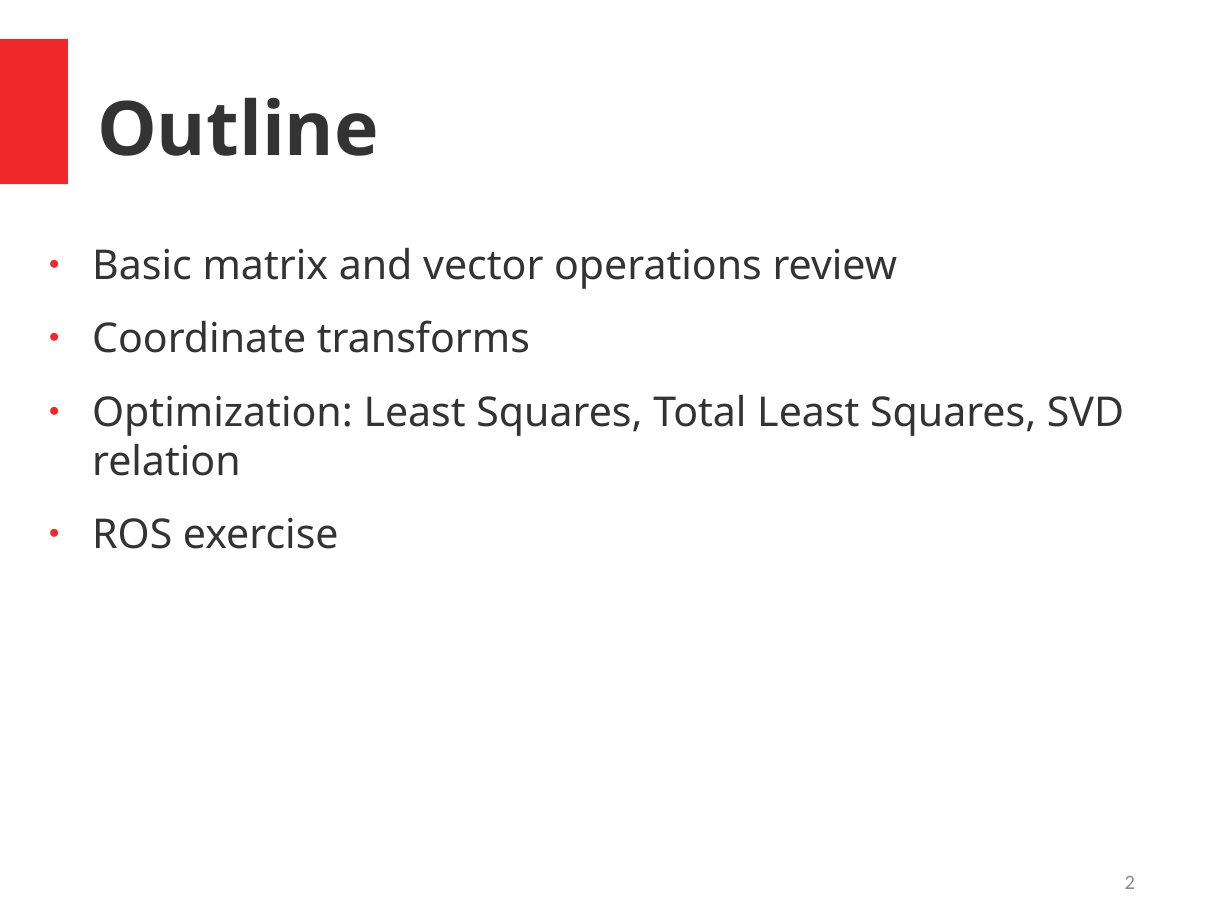
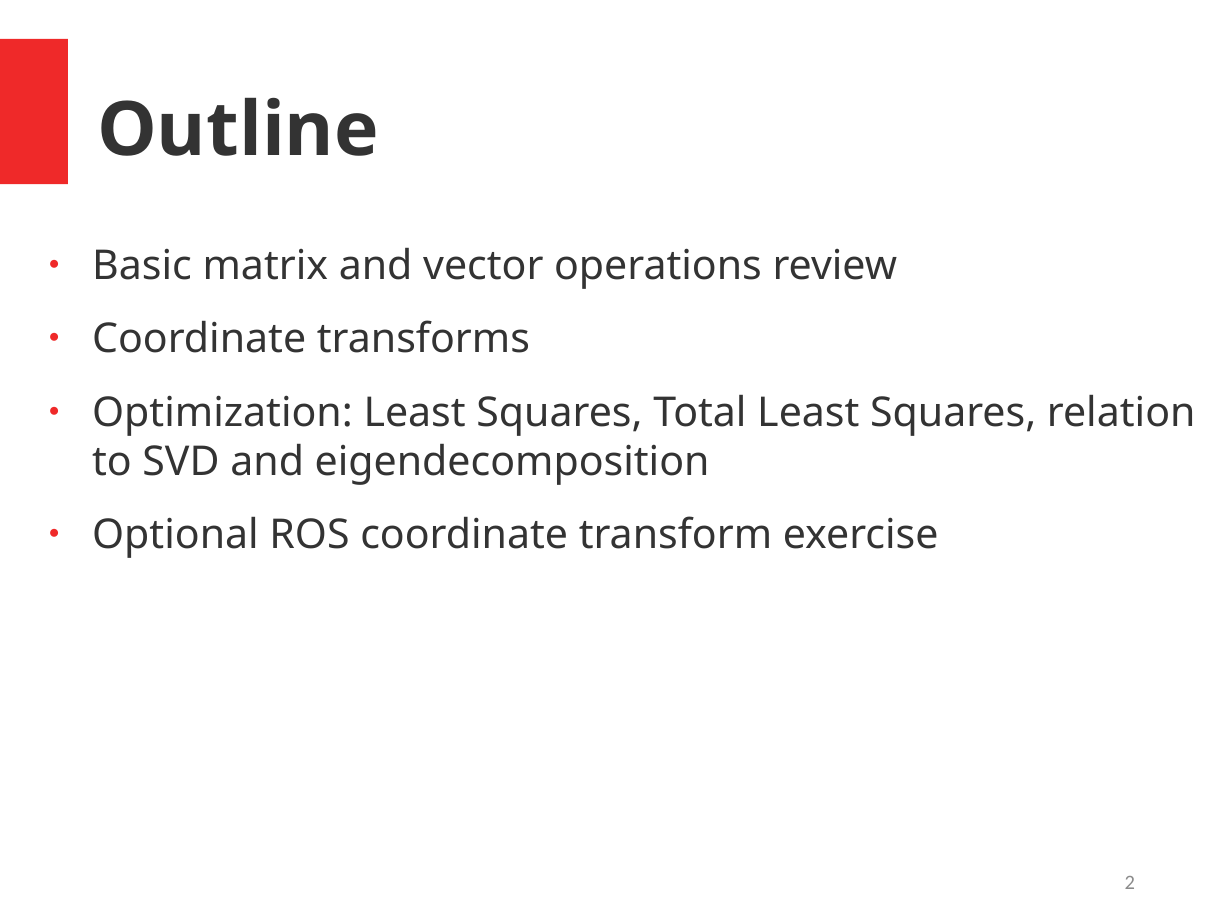
Before and after one commit to comp417-fall2019-tutorials/linear_algebra_tutorial, a slide deck: slide 2 of documentation/LinearAlgebra_Tutorial.pptx. Drawn at 1232x924 pixels with LibreOffice and Linux fonts; fonts in the diff are those of the drawing. Boxes give left, top, right and bottom in pixels: in the first picture for what was removed or moved away, otherwise in the second. Text is boxed around its words. In the diff, an @@ line names an element or a change of style, - is before the commit and + after.

```diff
--- a/documentation/LinearAlgebra_Tutorial.pptx
+++ b/documentation/LinearAlgebra_Tutorial.pptx
@@ text at (92,394,1196,558): text changed @@
-● Optimization: Least Squares, Total Least Squares, SVD relation
-● ROS exercise
+● Optimization: Least Squares, Total Least Squares, relation to SVD and eigendecomposition
+● Optional ROS coordinate transform exercise
```
Also in this commit, not shown: 6 other slides changed, 1 slide added, 3 other files.
